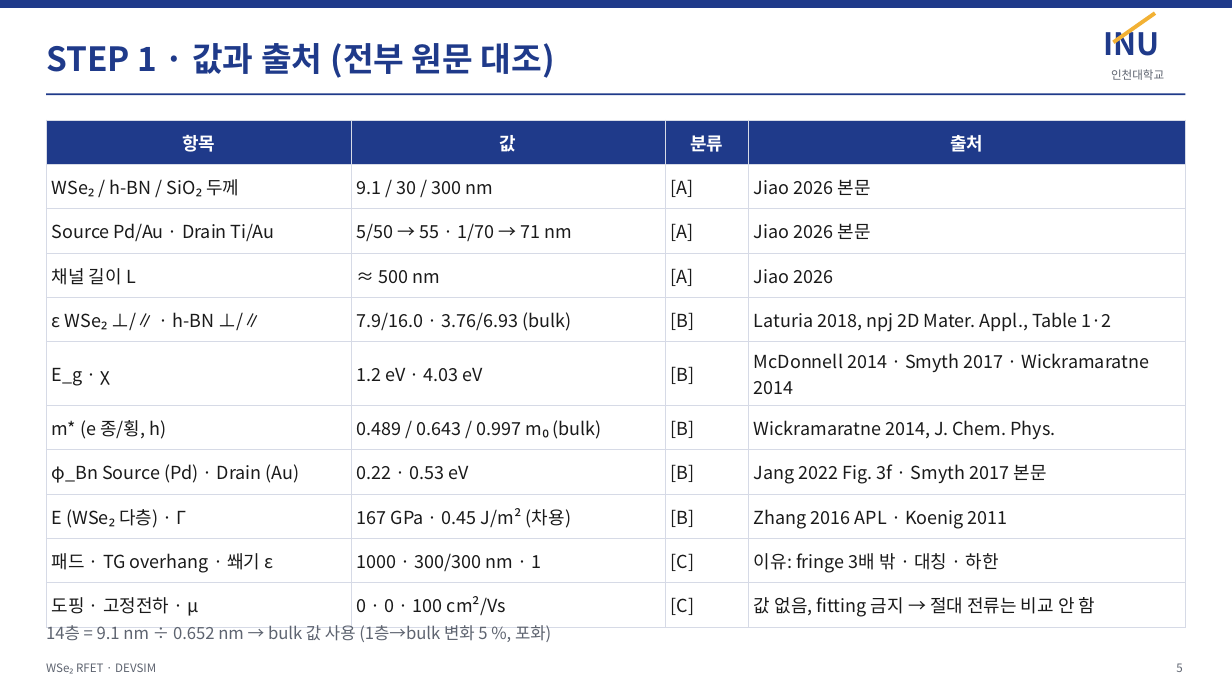
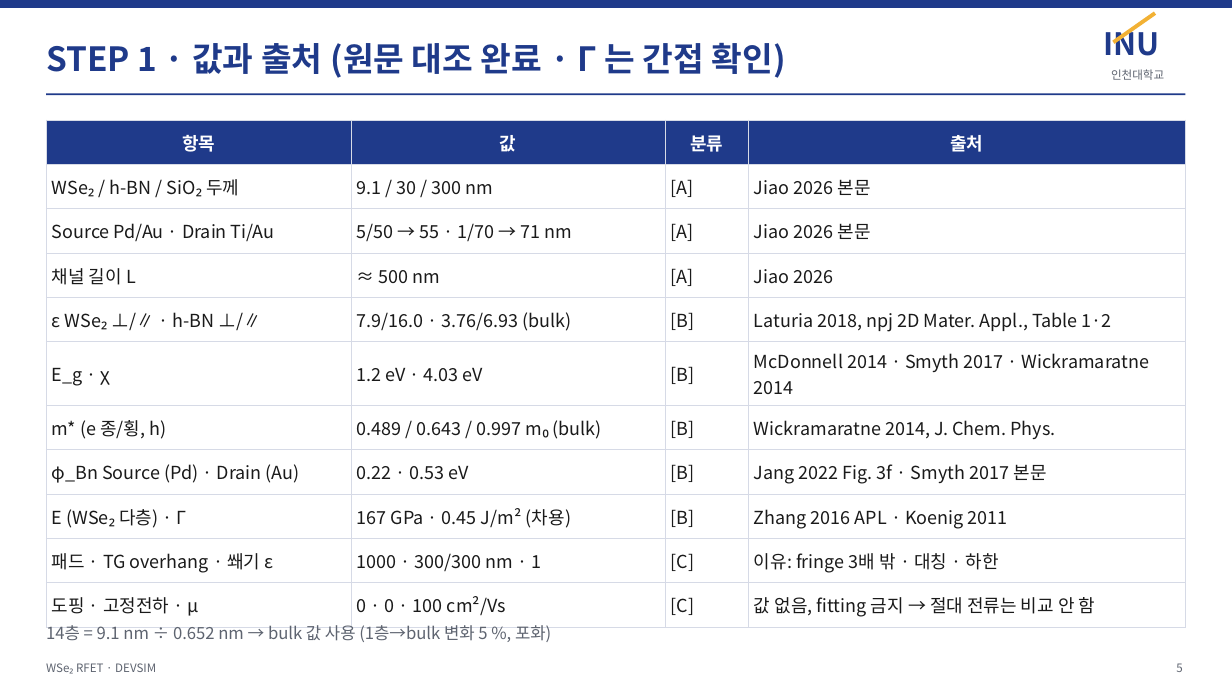
Before and after one commit to jiseonyang-9070/rfet, a slide deck: slide 5 of slides/RFET_progress_INU.pptx. Drawn at 1232x693 pixels with LibreOffice and Linux fonts; fonts in the diff are those of the drawing. Boxes give left, top, right and bottom in pixels: in the first picture for what was removed or moved away, otherwise in the second. Text is boxed around its words. In the diff, an @@ line names an element or a change of style, - is before the commit and + after.

```diff
--- a/slides/RFET_progress_INU.pptx
+++ b/slides/RFET_progress_INU.pptx
@@ text at [46, 42, 786, 78]: text changed @@
-STEP 1 · 값과 출처 (전부 원문 대조)
+STEP 1 · 값과 출처 (원문 대조 완료 · Γ 는 간접 확인)
```
Also in this commit, not shown: 2 other slides changed, 1 slide added, 1 other file.
